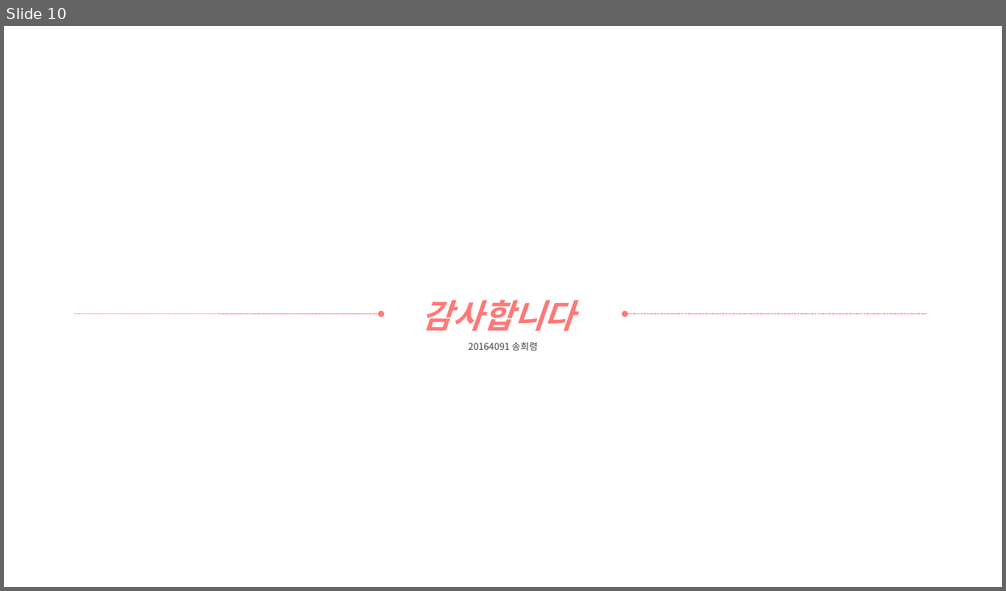
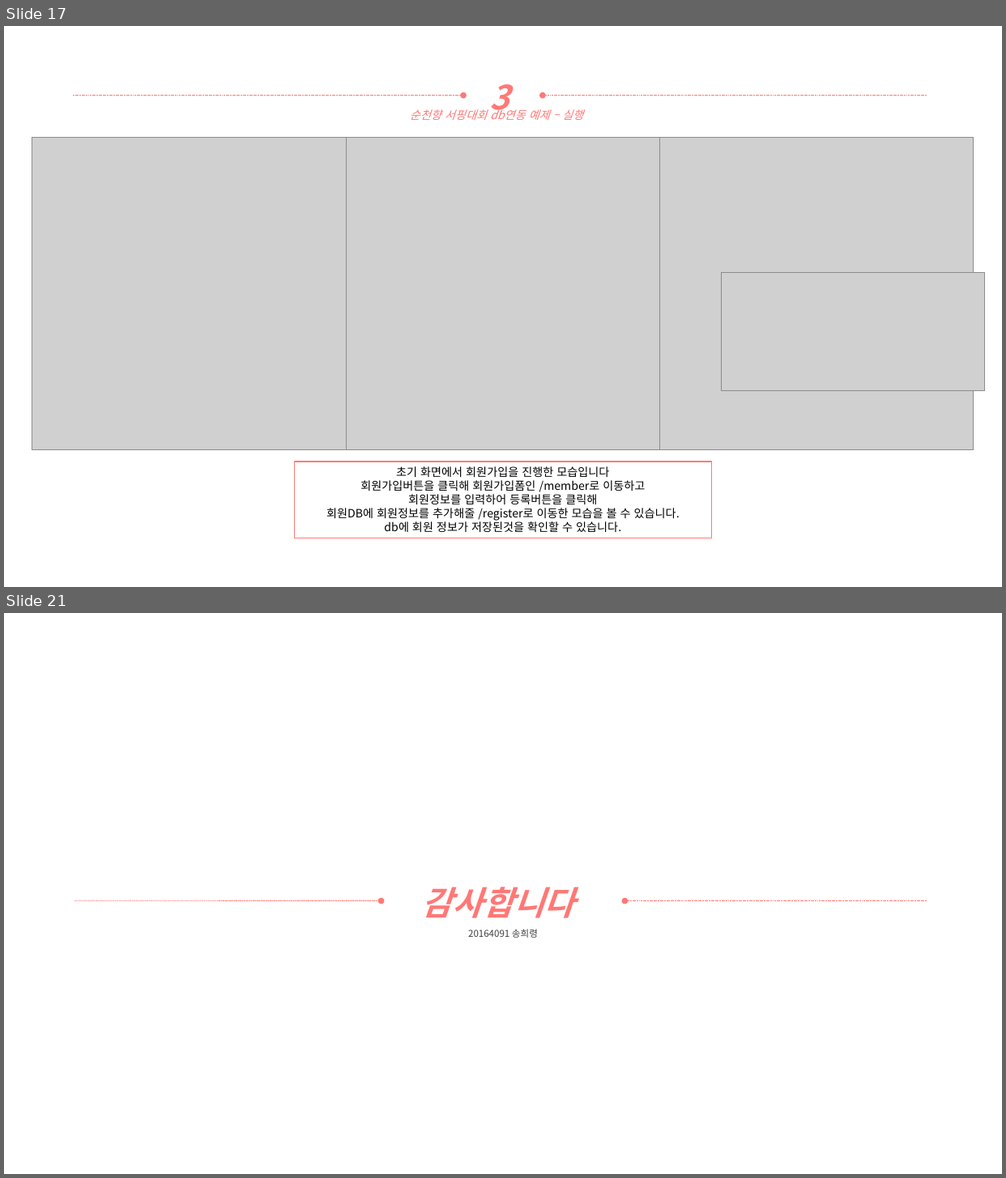
Before and after one commit to yooatom2200/Programing_Base_2, a slide deck: 6장/20164091-송희령-6주차 과제.pptx. Shown one above the other, each under a label of ours: slide 10 before the commit, slides 17 and 21 after it; the slides between them are not shown. The pictures are 1006x591 and 1006x1178 pixels, drawn with LibreOffice and Linux fonts; fonts in the diff are those of the drawing; grey boxes stand for pictures. Boxes give left, top, right and bottom in pixels: in the first picture for what was removed or moved away, otherwise in the second. Text is boxed around its words. In the diff, an @@ line names an element or a change of style, - is before the commit and + after.

```diff
--- a/6장/20164091-송희령-6주차 과제.pptx
+++ b/6장/20164091-송희령-6주차 과제.pptx
@@ slide 17 added at bbox=[4, 26, 1002, 587], background #FFFFFF @@
@@ arrow added from (73, 96) to (463, 96), #FF7876 0.5 pt dashed @@
@@ text added at bbox=[490, 84, 509, 118], 32 pt, text #FF7876, bold, italic @@
+3
@@ arrow added from (927, 96) to (543, 96), #FF7876 0.5 pt dashed @@
@@ text added at bbox=[410, 108, 583, 120], 11 pt, text #FF7876, italic @@
+순천향 서핑대회 db연동 예제 – 실행
@@ picture added at bbox=[32, 138, 346, 450] @@
@@ picture added at bbox=[346, 138, 660, 450] @@
@@ picture added at bbox=[660, 138, 974, 450] @@
@@ picture added at bbox=[721, 273, 985, 391] @@
@@ rectangle added at bbox=[295, 462, 712, 539], outline #FF7876 1 pt, 11 pt, text #000000 @@
+초기 화면에서 회원가입을 진행한 모습입니다
+회원가입버튼을 클릭해 회원가입폼인 /member로 이동하고
+회원정보를 입력하어 등록버튼을 클릭해
+회원DB에 회원정보를 추가해줄 /register로 이동한 모습을 볼 수 있습니다.
+db에 회원 정보가 저장된것을 확인할 수 있습니다.
@@ what was slide 10 is now slide 21 @@
```
Also in this commit, not shown: 10 other slides added, 7 other files.
